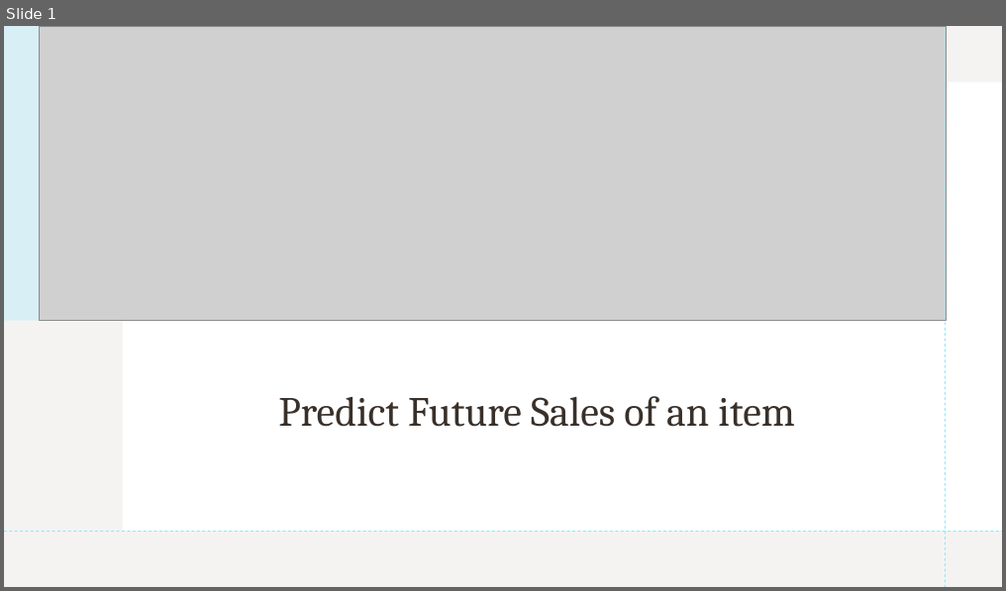
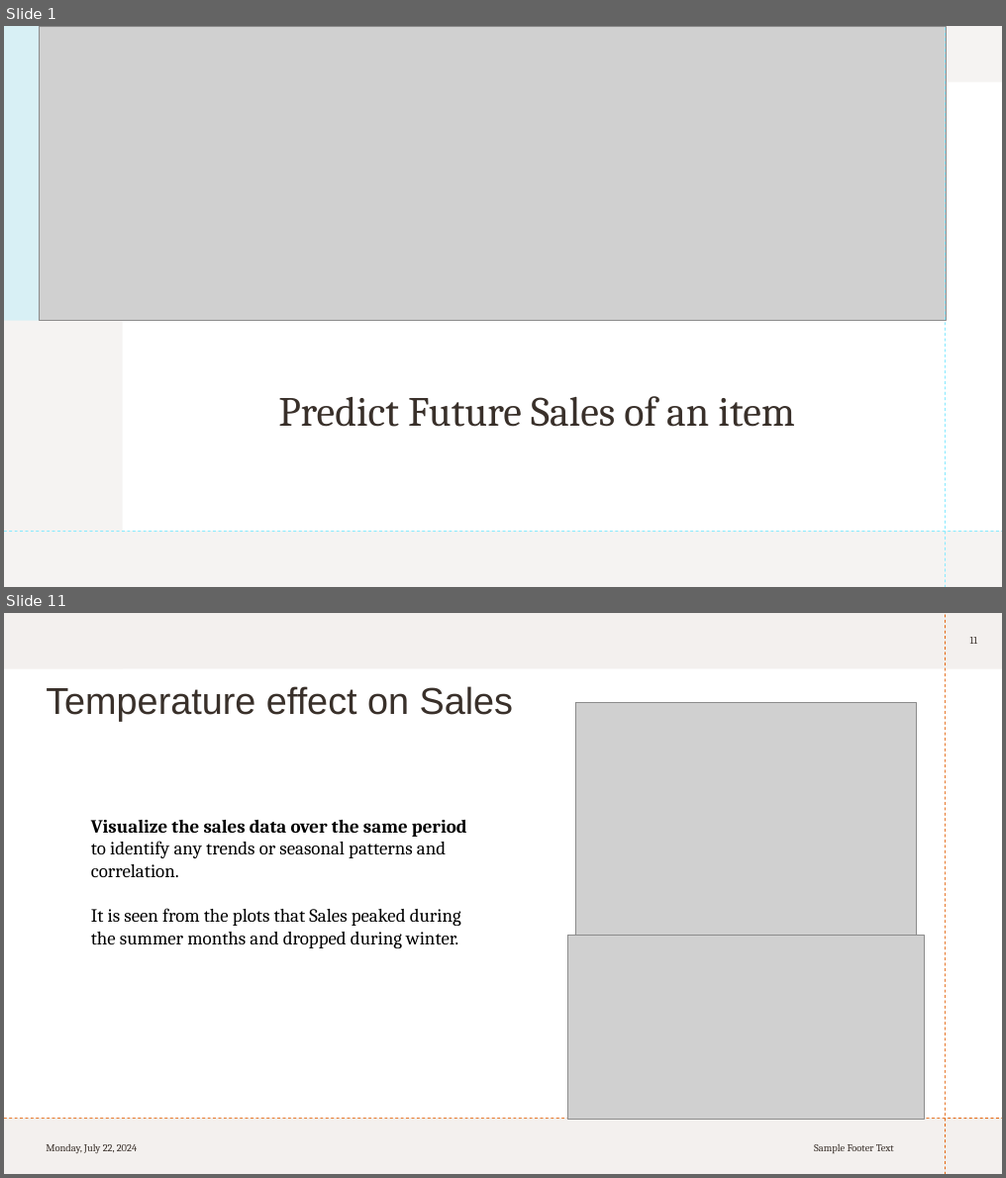
Before and after one commit to KarishmaFernandes/Forecasting-Future-Sales, a slide deck: sales Circly.pptx. Shown one above the other, each under a label of ours: slide 1 before the commit, slides 1 and 11 after it; the slides between them are not shown. The pictures are 1006x591 and 1006x1178 pixels, drawn with LibreOffice and Linux fonts; fonts in the diff are those of the drawing; grey boxes stand for pictures. Boxes give left, top, right and bottom in pixels: in the first picture for what was removed or moved away, otherwise in the second. Text is boxed around its words. In the diff, an @@ line names an element or a change of style, - is before the commit and + after.

```diff
--- a/sales Circly.pptx
+++ b/sales Circly.pptx
@@ slide 11 added at box(4, 613, 1002, 1174), background #FFFFFF; not listed: 2 template elements that a slide beside it also shows @@
@@ rectangle added at box(4, 613, 1002, 1174), fill #E5DEDB at 45% opacity @@
@@ page number added at box(970, 637, 978, 644), 10 pt, text #39302A @@
+11
@@ rectangle added at box(4, 669, 945, 1118), fill #FFFFFF @@
@@ rectangle added at box(122, 669, 1002, 1118), fill #FFFFFF @@
@@ title added at box(46, 686, 513, 721), 36 pt, text #39302A @@
+Temperature effect on Sales
@@ picture added at box(575, 702, 917, 939) @@
@@ text added at box(91, 820, 467, 949), 18 pt, text #000000 @@
+Visualize the sales data over the same period to identify any trends or seasonal patterns and correlation.
+It is seen from the plots that Sales peaked during the summer months and dropped during winter.
@@ picture added at box(567, 936, 925, 1120) @@
@@ text added at box(46, 1145, 137, 1155), 10 pt, text #39302A @@
+Monday, July 22, 2024
@@ text added at box(814, 1145, 894, 1154), 10 pt, text #39302A @@
+Sample Footer Text
```
Also in this commit, not shown: 11 slides changed, 4 other slides added, 6 slides removed.
